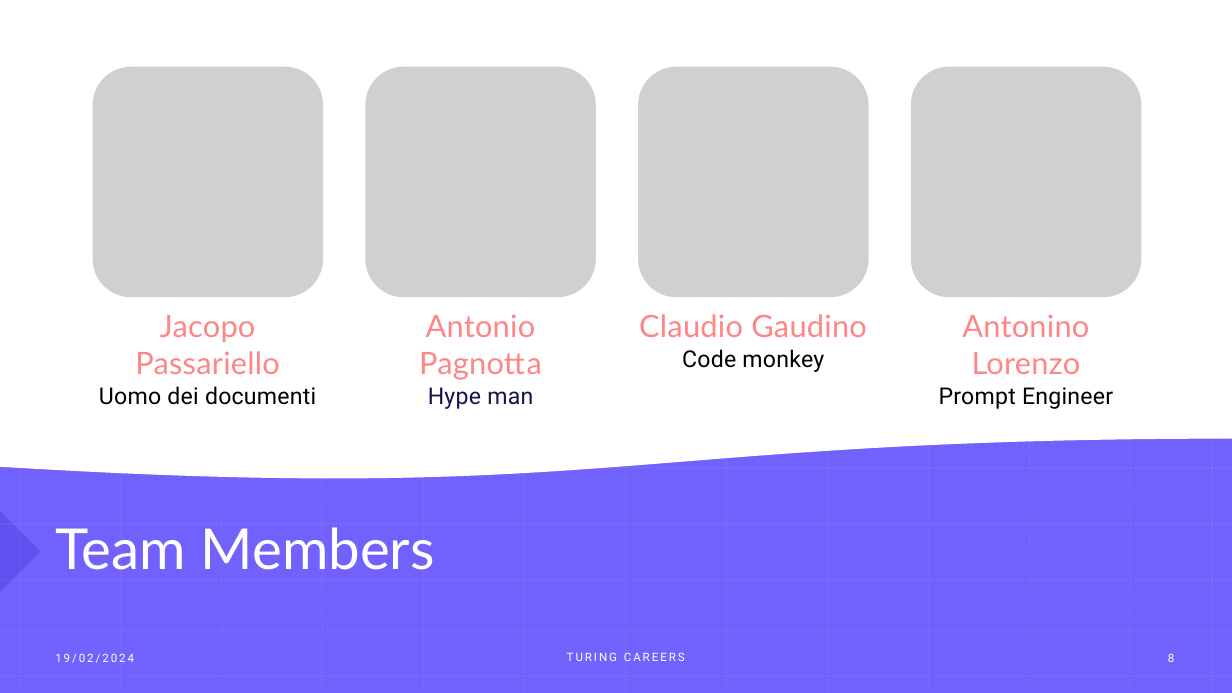
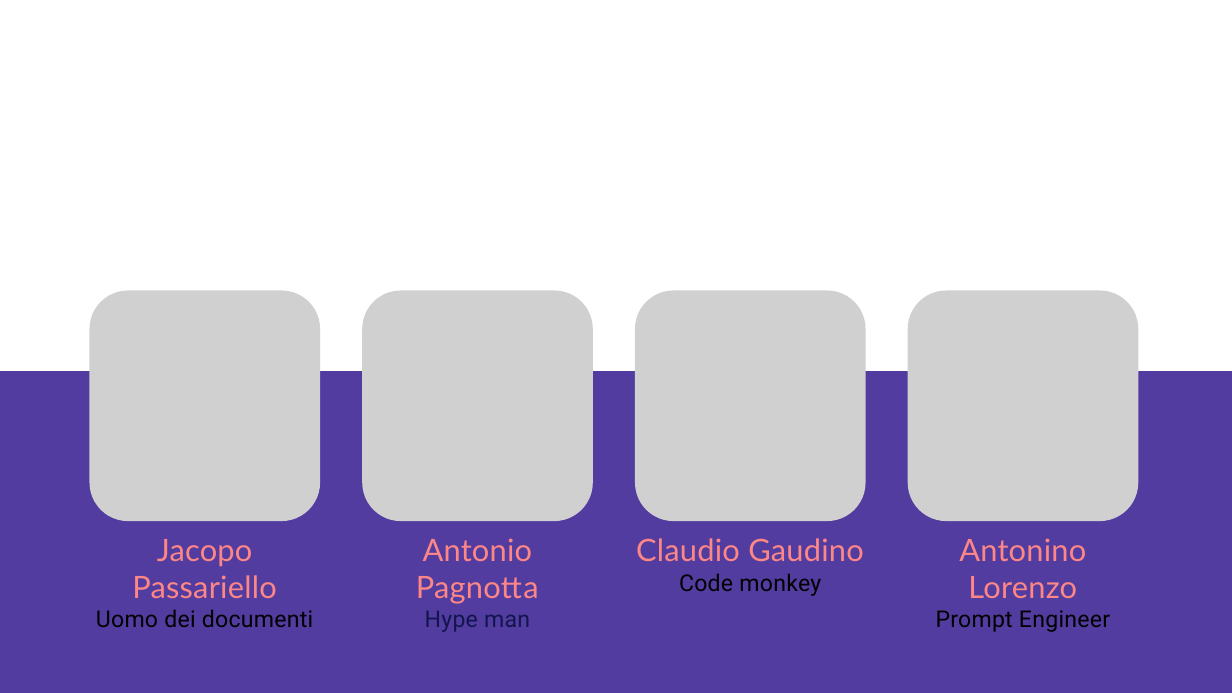
Before and after one commit to JacopoPassariello/TuringCareers, a slide deck: slide 2 of Presentazione/PresentazioneTC.odp (slide 8 before the commit). Drawn at 1232x693 pixels with LibreOffice and Linux fonts; fonts in the diff are those of the drawing; grey boxes stand for pictures. Boxes give left, top, right and bottom in pixels: in the first picture for what was removed or moved away, otherwise in the second. Text is boxed around its words. In the diff, an @@ line names an element or a change of style, - is before the commit and + after.

Commit message:
Updates Presentazione TC
Updates Presentazione TC

```diff
--- a/Presentazione/PresentazioneTC.odp
+++ b/Presentazione/PresentazioneTC.odp
@@ freeform shape removed at (0,0,1232,693) @@
@@ freeform shape removed at (0,0,1232,693) @@
@@ freeform shape removed at (0,0,1232,478) @@
@@ title added at (92,498,127,521), 54 pt, text #523CA0 @@
+x
@@ freeform shape removed at (0,511,41,592) @@
@@ title removed at (55,527,435,570) @@
-Team Members
@@ 3 pictures, 2 frees: place and size @@
-3 pictures, 2 frees at (365,67,1142,354)
+3 pictures, 2 frees at (361,290,1139,579)
@@ 2 frees, 1 picture: place and size @@
-2 frees, 1 picture at (91,67,1142,354)
+2 frees, 1 picture at (89,290,1140,579)
@@ group removed at (0,0,1232,693): 25 lines @@
@@ text removed at (55,653,134,663) @@
-19/02/2024
@@ text removed at (567,652,685,661) @@
-TURING CAREERS
@@ page number removed at (1168,653,1175,662) @@
-8
```
Also in this commit, not shown: 2 other slides changed, 1 slide added, 2 other files.
